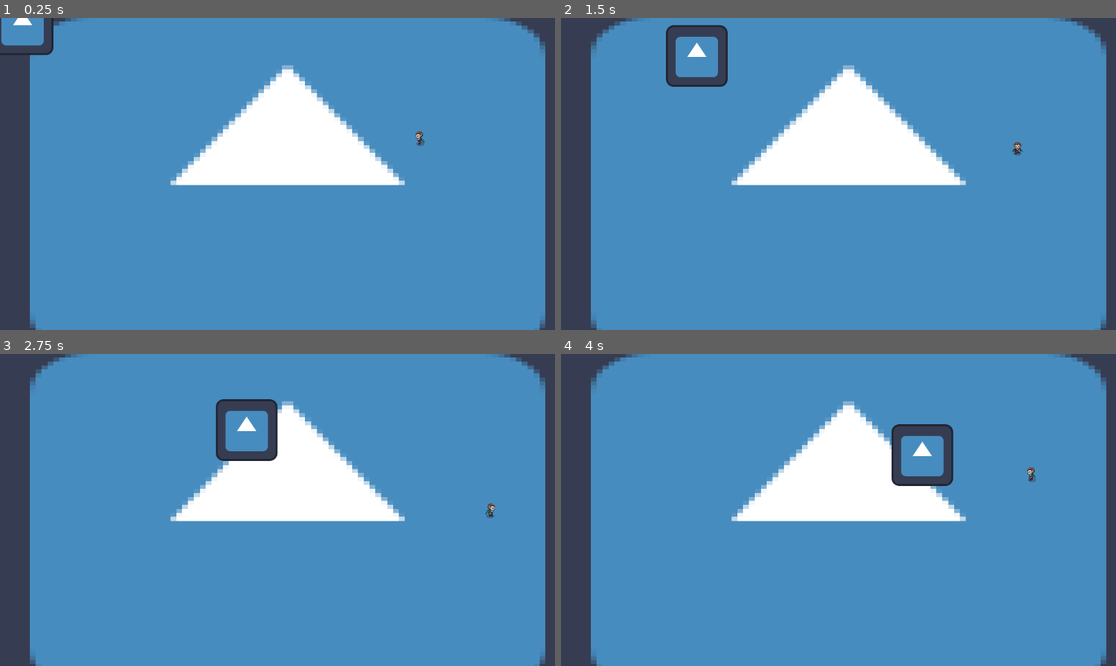
Above: before the commit, frames 1-4 (two rows, left to right).
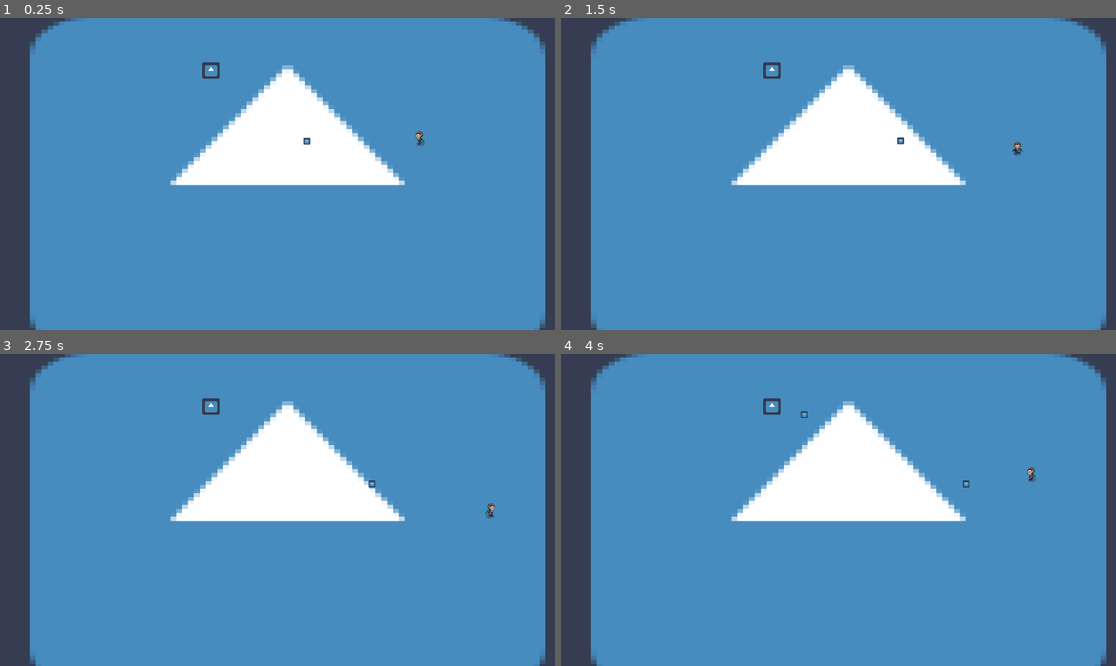
Above: after the commit, the same moments.

Repository: sstrac/shadow_hunters
Game: Godot game, scene res://Scenes/ExampleLevel.tscn
Same seed, same stepped clock (60 frames per second), same inputs: the game is played once before the commit and once after it. The engine's default icon, where the game draws it, is replaced by a stand-in: a white triangle on a blue panel in a dark square.
Inputs:
- Up to frame 1 (0.25 s): no input
- Up to frame 2 (1.5 s): hold D (right) 0.53-1.28 s; hold Down (down) from 1.28 s (still down)
- Up to frame 3 (2.75 s): release Down (down) at 2.03 s; hold D (right) from 2.03 s (still down)
- Up to frame 4 (4 s): release D (right) at 2.78 s; hold Up (up) 2.78-3.53 s; hold A (left) from 3.53 s (still down)

The runs differ from the first frame. In frame 1, 1.0% of the frame differs, in the area x 0-56%, y 0-41%; in frame 2, 1.4%; in frame 3, 1.7%, in the area x 36-68%, y 14-43%; in frame 4, 1.6%.

Commit message:
Created a enemy spawner scene. Creates enemies every 3 seconds. Prototype for future spawners. Currently a bug where the relative position of the player is ofset for the spawner. Causes spawned in enemies to not travel towards the enemies

Diff:
--- a/Scenes/Enemy.tscn
+++ b/Scenes/Enemy.tscn
@@ -8,6 +8,7 @@
 [sub_resource type="RectangleShape2D" id="RectangleShape2D_xeo28"]
 
 [node name="Enemy" type="Node2D"]
+scale = Vector2(0.115021326, 0.10579152)
 script = ExtResource("1_kpr8r")
 
 [node name="HealthComponent" parent="." instance=ExtResource("1_m1htj")]
--- /dev/null
+++ b/Scenes/EnemySpawner.tscn
@@ -0,0 +1,15 @@
+[gd_scene load_steps=3 format=3 uid="uid://beffvkqeoq23"]
+
+[ext_resource type="Script" uid="uid://mkjaqrhux4yv" path="res://Scripts/enemy_spawner.gd" id="1_4b1db"]
+[ext_resource type="Texture2D" uid="uid://c71b2sf1a5g51" path="res://Assets/icon.svg" id="2_4l853"]
+
+[node name="EnemySpawner" type="Node2D"]
+script = ExtResource("1_4b1db")
+
+[node name="SpawnTimer" type="Timer" parent="."]
+wait_time = 3.0
+autostart = true
+
+[node name="Sprite2D" type="Sprite2D" parent="."]
+scale = Vector2(0.2856222, 0.27136824)
+texture = ExtResource("2_4l853")
--- a/Scenes/ExampleLevel.tscn
+++ b/Scenes/ExampleLevel.tscn
@@ -1,8 +1,9 @@
-[gd_scene load_steps=4 format=3 uid="uid://c5qfkdm3k1bty"]
+[gd_scene load_steps=5 format=3 uid="uid://c5qfkdm3k1bty"]
 
 [ext_resource type="Texture2D" uid="uid://c71b2sf1a5g51" path="res://Assets/icon.svg" id="1_g6ypt"]
 [ext_resource type="PackedScene" uid="uid://rgcace126kog" path="res://Scenes/PlayerCharacter.tscn" id="3_buwwh"]
 [ext_resource type="PackedScene" uid="uid://bu233gff1gn8a" path="res://Scenes/Enemy.tscn" id="3_gl4sr"]
+[ext_resource type="PackedScene" uid="uid://beffvkqeoq23" path="res://Scenes/EnemySpawner.tscn" id="4_gl4sr"]
 
 [node name="ExampleLevel" type="Node2D"]
 
@@ -15,5 +16,11 @@
 position = Vector2(873, 251)
 
 [node name="Enemy" parent="." node_paths=PackedStringArray("player_body") instance=ExtResource("3_gl4sr")]
+position = Vector2(622.99994, 256)
 player_body = NodePath("../PlayerCharacter")
-speed = 195
+speed = 55
+
+[node name="EnemySpawner" parent="." node_paths=PackedStringArray("player_body") instance=ExtResource("4_gl4sr")]
+position = Vector2(438, 109)
+player_body = NodePath("../PlayerCharacter")
+speed = 70
--- /dev/null
+++ b/Scripts/enemy_spawner.gd
@@ -0,0 +1,21 @@
+extends Node2D
+
+@export var player_body : Node
+@export var speed : int
+
+const enemy_scene = preload("res://Scenes/Enemy.tscn")
+
+func _ready():
+	$SpawnTimer.start()
+	$SpawnTimer.timeout.connect(_on_spawn_timer_timeout)
+
+func _on_spawn_timer_timeout():
+	spawn_enemy()
+
+func spawn_enemy():
+	var enemy = enemy_scene.instantiate()
+	enemy.speed = speed
+	enemy.player_body = player_body
+	enemy.position = Vector2(0, 0)
+	print("Enemy has been spawned")
+	add_child(enemy)
Not shown, added: Scripts/enemy_spawner.gd.uid
